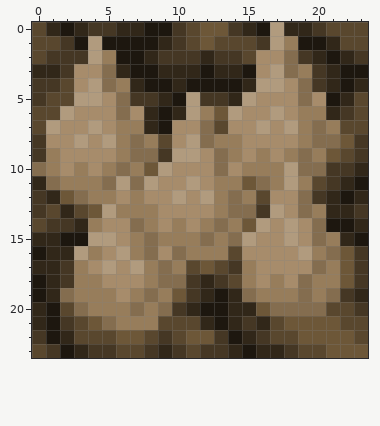
Pixel-art sprite, stored at sprites/tileset/stalagmites/stalagmites.png. Above: the version before the commit.
The file is 24x24 pixels.
And afterwards:
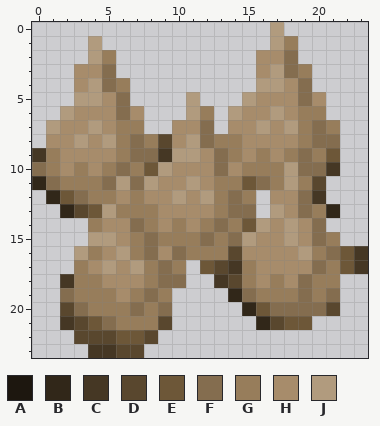
Palette (. is transparent): A #1d170f  B #312719  C #453724  D #59472e  E #6d5738  F #846d4f  G #977d5b  H #a78c6b  J #b19b7e
Diff:
y 0: x 0..16 DBABCCBBAACDEECBA -> .................; x 18..23 BBCDDD -> ......
y 1: x 0..3 DDCA -> ....; x 5..16 AAAABCDEDDDC -> ............; x 19..23 AABDD -> .....
y 2: x 0..3 DCCC -> ....; x 6..15 AABCCCBCCD -> ..........; x 19..23 CBABC -> .....
y 3: x 0..2 BBC -> ...; x 6..15 BAABBBABBA -> ..........; x 20..23 CBAA -> ....
y 4: x 0..2 CCD -> ...; x 7..15 BAABAAAAB -> .........; x 20..23 CBAB -> ....
y 5: x 0..2 CDD -> ...; x 7..10 CCBA -> ....; x 12..14 CCB -> ...; x 21..23 ABD -> ...
y 6: x 0..1 DD -> ..; x 8..10 BAB -> ...; x 13 E -> .; x 21..23 BCD -> ...
y 7: x 0 D -> .; x 8..9 BA -> ..; x 13 D -> .; x 22..23 DD -> ..
y 8: x 0 C -> .; x 22..23 EC -> ..
y 9: x 22..23 DC -> ..
y 10: x 22..23 CB -> ..
y 11: x 21..23 CBA -> ...
y 12: x 0 C -> .; x 16 D -> .; x 21..23 BAB -> ...
y 13: x 0..1 CD -> ..; x 16 C -> .; x 22..23 BC -> ..
y 14: x 0..3 DCCB -> ....; x 21..23 AAB -> ...
y 15: x 0..3 BBAA -> ....; x 22..23 BA -> ..
y 16: x 0..2 ABB -> ...
y 17: x 0..2 BBC -> ...; x 11 D -> .
y 18: x 0..1 AB -> ..; x 11..12 CB -> ..; x 22..23 EC -> ..
y 19: x 0..1 AB -> ..; x 10..13 ECBA -> ....; x 22..23 CB -> ..
y 20: x 0..1 BA -> ..; x 10..14 CBAAB -> .....; x 22..23 DC -> ..
y 21: x 0..1 BA -> ..; x 10..15 DDBABC -> ......; x 20..23 EEDD -> ....
y 22: x 0..2 CAB -> ...; x 9..23 CDEECABCDDEEEED -> ...............
y 23: x 0..3 DCAB -> ....; x 8..23 CBCDCCBABBCDDEEE -> ................
Boxes around the changes in both pictures, in picture pixels (x1, y1, x2, y2):
erased: (32, 22, 368, 358)
